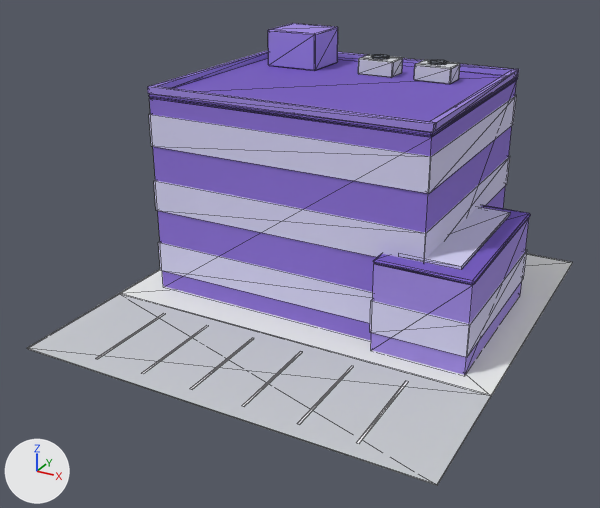
One commit to the glTF model public/models/office.glb: the scene before it, then after it.
One viewpoint serves both versions: a 50 mm lens placed at (17.2, -34.3, 19.5), pointed at (-0.6, -1.8, 3.3). The lights are fixed; the arrows at lower left show +X, +Y and +Z. The first picture is the older version. Mesh edges are drawn as thin lines.

Names of what the first picture shows: 'office'.
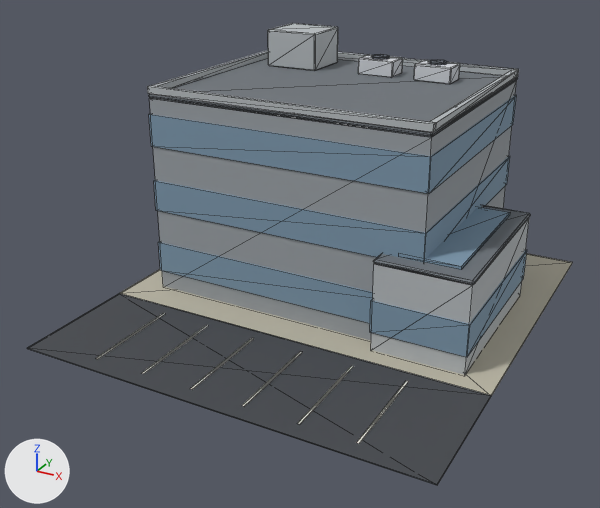
Location of each change, (x1, y1, x2, y2) in pixels of the pictures (600 x 508 px):
```json
{"object": "office", "change": "recoloured", "before": [27, 23, 573, 485], "after": [27, 23, 573, 485], "on screen": "darker"}
```

Scene script edits in JSON lines:
```json
{"op": "set", "path": "mat_asphalt.base_color", "old": "(0.584, 0.604, 0.631)", "new": "(0.0595, 0.0648, 0.0742)", "note": "light grey #c9ccd0 -> dark grey #45484d"}
{"op": "set", "path": "mat_pad.base_color", "old": "(0.855, 0.871, 0.855)", "new": "(0.509, 0.479, 0.381)", "note": "white #eef0ee -> grey #bdb8a6"}
{"op": "set", "path": "mat_work_glass.base_color", "old": "(0.672, 0.651, 0.905)", "new": "(0.205, 0.314, 0.418)", "note": "pale blue #d6d3f4 -> blue #7d98ad"}
{"op": "set", "path": "mat_work_wall.base_color", "old": "(0.258, 0.159, 0.672)", "new": "(0.328, 0.356, 0.381)", "note": "purple #8b6fd6 -> grey #9ba1a6"}
{"op": "set", "path": "mat_work_roof.base_color", "old": "(0.178, 0.0999, 0.539)", "new": "(0.156, 0.175, 0.195)", "note": "purple #7559c2 -> grey #6e747a"}
{"op": "set", "path": "mat_work_trim.base_color", "old": "(0.347, 0.246, 0.761)", "new": "(0.479, 0.509, 0.527)", "note": "purple #9f88e2 -> light grey #b8bdc0"}
```
